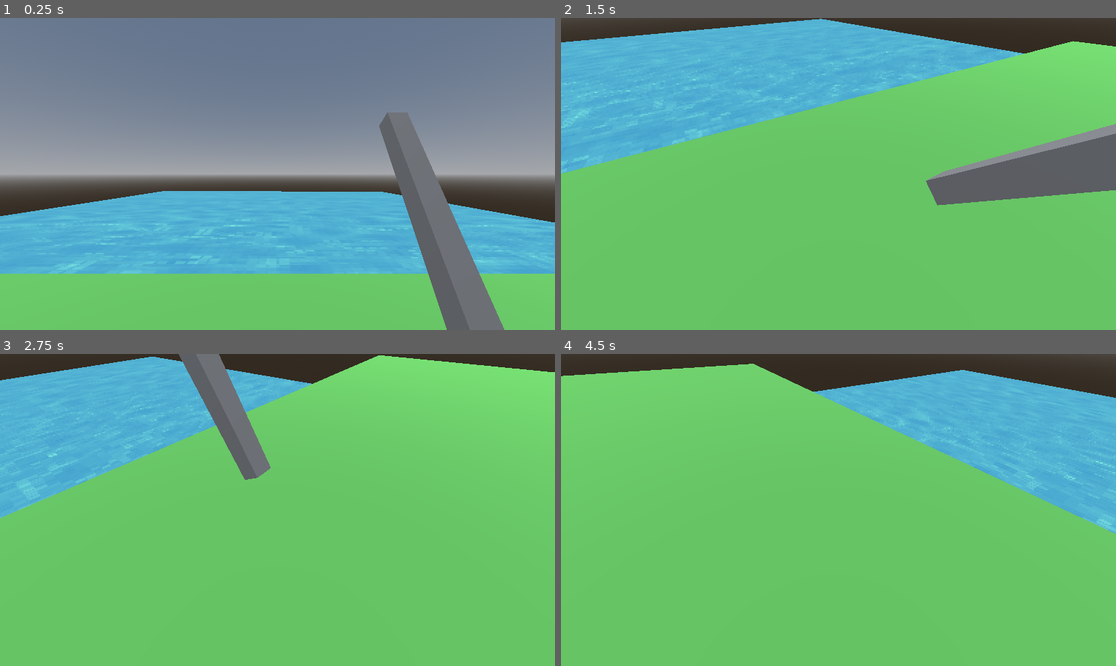
Above: before the commit, frames 1-4 (two rows, left to right).
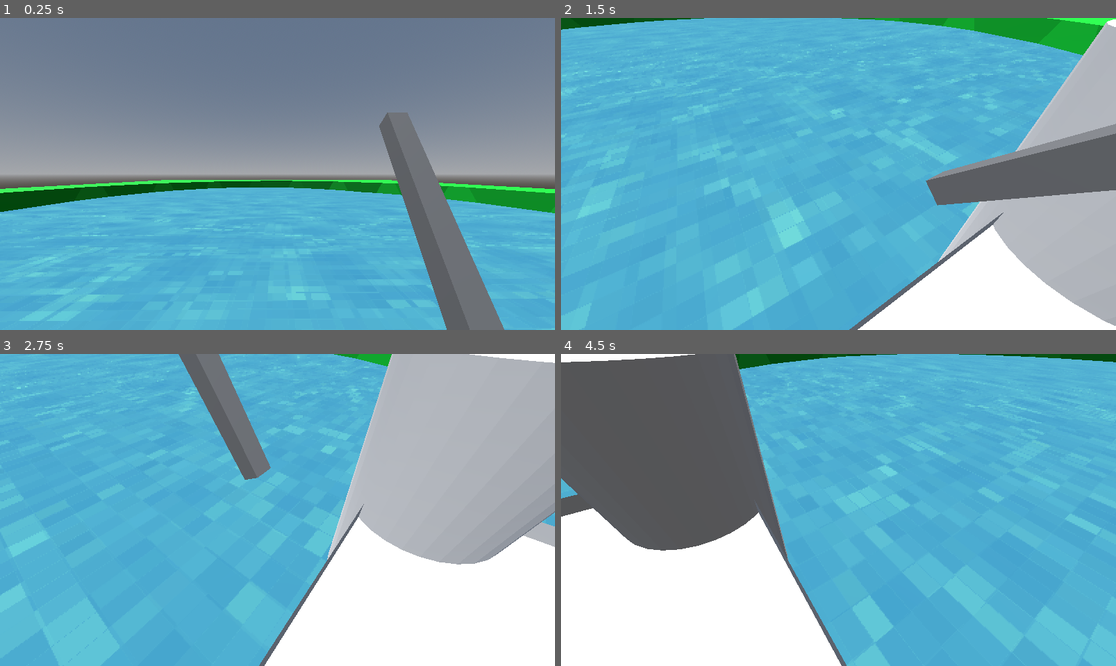
Above: after the commit, the same moments.

Repository: Herodegon/GMTK_2026
Game: Godot game, scene res://scenes/world.tscn
Two runs of this game, one before a commit and one after it. Both use one fixed random seed, a clock stepped at 60 frames per second and the inputs below.
Inputs:
- Up to frame 1 (0.25 s): no input
- Up to frame 2 (1.5 s): hold D (right) 0.53-1.28 s; tap E (interact) at 0.6, 1.35 s; hold S (down) from 1.28 s (still down)
- Up to frame 3 (2.75 s): release S (down) at 2.03 s; hold D (right) from 2.03 s (still down); tap E (interact) at 2.1 s
- Up to frame 4 (4.5 s): release D (right) at 2.78 s; hold W (up) 2.78-3.53 s; tap E (interact) at 2.85, 3.6, 4.35 s; hold A (left) from 3.53 s (still down)

The runs differ from the first frame. In frame 1, 22% of the frame differs, in the area x 0-100%, y 51-100%; in frame 2, 74%; in frame 3, 84%; in frame 4, 86%, in the area x 0-100%, y 0-100%.

Commit message:
lake created and sized, water resized

Diff:
--- a/scenes/world.tscn
+++ b/scenes/world.tscn
@@ -3,6 +3,7 @@
 [ext_resource type="PackedScene" uid="uid://ck5lenyq7mwgt" path="res://scenes/player.tscn" id="1_nnsk1"]
 [ext_resource type="Shader" uid="uid://dk3sqrori0yc6" path="res://assets/shaders/water_shader.gdshader" id="2_rwgxs"]
 [ext_resource type="Texture2D" uid="uid://ektiiam2i606" path="res://assets/sprites/44_1024x1024.png" id="3_4wyf3"]
+[ext_resource type="PackedScene" uid="uid://cvmxuyikecdj0" path="res://assets/models/lake_dock.glb" id="4_k0juu"]
 
 [sub_resource type="ProceduralSkyMaterial" id="ProceduralSkyMaterial_rwgxs"]
 
@@ -24,8 +25,8 @@
 shader_parameter/blend_factor = 0.5
 shader_parameter/scale1 = Vector2(5, 5)
 shader_parameter/scale2 = Vector2(5, 5)
-shader_parameter/wave_strength = 1.0
-shader_parameter/wave_scale = 0.02
+shader_parameter/wave_strength = 0.25
+shader_parameter/wave_scale = 0.01
 shader_parameter/pixelation_level = 64
 shader_parameter/FoamSize = 0.5
 shader_parameter/WaterOpacity = 1.0
@@ -53,10 +54,14 @@
 transform = Transform3D(1, 0, 0, 0, 1, 0, 0, 0, 1, 0, 1, 0)
 
 [node name="Water" type="CSGMesh3D" parent="." unique_id=854924027]
-transform = Transform3D(1, 0, 0, 0, 1, 0, 0, 0, 1, -0.738, -2.409, -13.021)
+transform = Transform3D(2.5, 0, 0, 0, 2.5, 0, 0, 0, 2.5, -0.738, -3.3451324, -30.227673)
 mesh = SubResource("BoxMesh_wnsco")
 
 [node name="Ground" type="CSGMesh3D" parent="." unique_id=1403417302]
 transform = Transform3D(1, 0, 0, 0, 1, 0, 0, 0, 1, 0, -0.9878943, 1.0382786)
+visible = false
 mesh = SubResource("BoxMesh_4wyf3")
 material = SubResource("StandardMaterial3D_nnsk1")
+
+[node name="lake_dock" parent="." unique_id=1396140080 instance=ExtResource("4_k0juu")]
+transform = Transform3D(-8.742278e-07, 0, 20, 0, 20, 0, -20, 0, -8.742278e-07, -0.3551669, -9.19143, -12.355739)
Binary file added: assets/models/lake_dock.fbm/grass_texture.png
Not shown, added: assets/models/lake_dock.fbm/grass_texture.png.import
Binary file removed: assets/models/lake_dock.fbx
Binary file added: assets/models/lake_dock.glb
Not shown, added: assets/models/lake_dock.glb.import
Binary file added: assets/models/lake_dock_0.png
Not shown, added: assets/models/lake_dock_0.png.import
Binary file added: assets/models/lake_dock_grass_texture.png
Not shown, added: assets/models/lake_dock_grass_texture.png.import
Not shown, added: assets/sprites/grass_texture.png.import
Not shown, changed: assets/models/lake_dock.blend
Not shown, changed: assets/models/lake_dock.blend1
